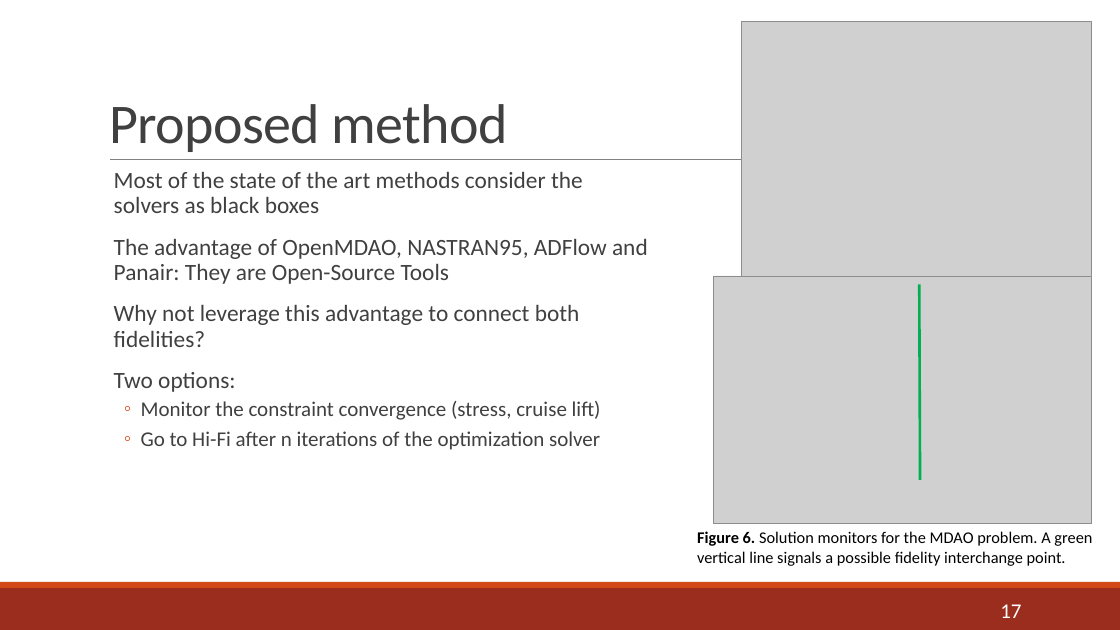
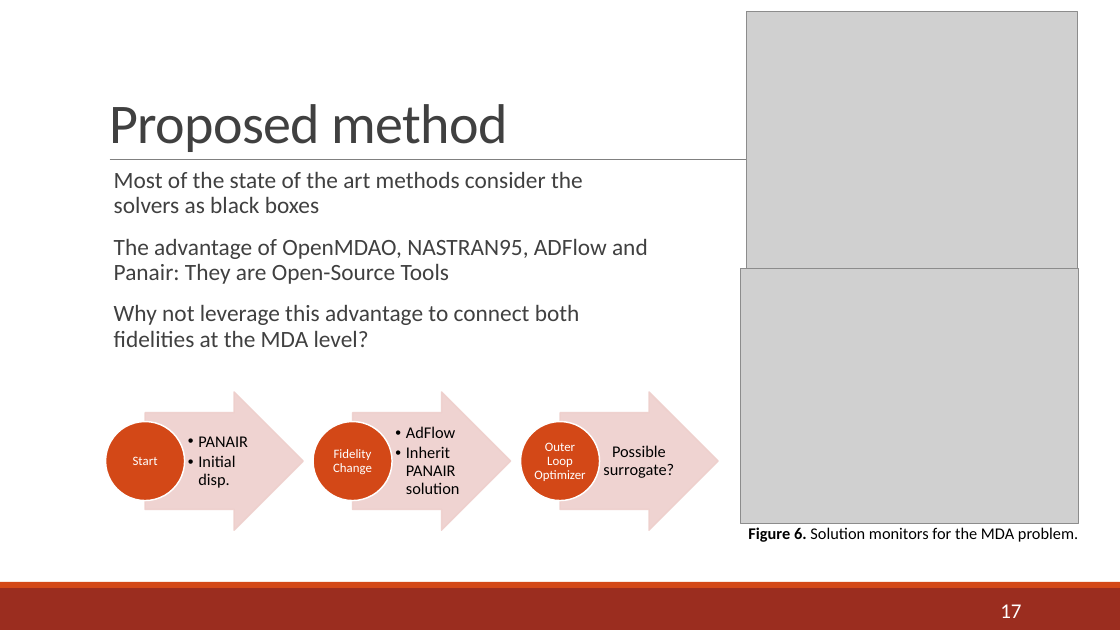
Before and after one commit to mid2SUPAERO/Multifidelity_Aeroelastic_Optmization_BWB, a slide deck: slide 17 of S2 Project Report/1st Project Report Presentation.pptx. Drawn at 1120x630 pixels with LibreOffice and Linux fonts; fonts in the diff are those of the drawing; grey boxes stand for pictures. Boxes give left, top, right and bottom in pixels: in the first picture for what was removed or moved away, otherwise in the second. Text is boxed around its words. In the diff, an @@ line names an element or a change of style, - is before the commit and + after.

```diff
--- a/S2 Project Report/1st Project Report Presentation.pptx
+++ b/S2 Project Report/1st Project Report Presentation.pptx
@@ picture: place and size @@
-picture at bbox=[742, 22, 1092, 281]
+picture at bbox=[746, 12, 1077, 271]
@@ picture: place and size @@
-picture at bbox=[714, 276, 1092, 523]
+picture at bbox=[740, 268, 1079, 523]
@@ line removed from (920, 480) to (919, 284) @@
@@ text at bbox=[114, 305, 580, 347]: text changed; size 18 to 20 pt @@
-  Why not leverage this advantage to connect both fidelities?
-  Two options:
-  ◦ Monitor the constraint convergence (stress, cruise lift)
-  ◦ Go to Hi-Fi after n iterations of the optimization solver
+  Why not leverage this advantage to connect both fidelities at the MDA level?
@@ group added at bbox=[106, 392, 718, 531]: 6 texts, 3 right arrows, 3 ellipses @@
+  • PANAIR
+  • Initial disp.
+Start
+  • AdFlow
+  • Inherit PANAIR solution
+Fidelity Change
+Possible surrogate?
+Outer Loop Optimizer
@@ text at bbox=[748, 527, 1078, 542]: text changed @@
-Figure 6. Solution monitors for the MDAO problem. A green vertical line signals a possible fidelity interchange point.
+Figure 6. Solution monitors for the MDA problem.
```
Also in this commit, not shown: 5 other slides changed, 1 slide added, 1 slide removed, 1 other file.
